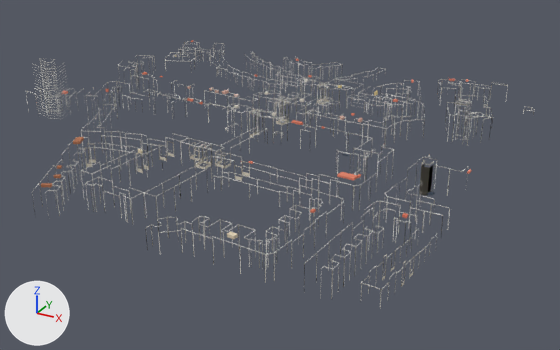
Two versions of the glTF model public/tiles/norte/d_4_3.glb, one commit apart.
One viewpoint serves both versions: a 50 mm camera at (765.0, 2484.0, 372.0) aimed at (393.0, 3161.0, 34.0). Lighting does not change. The marker at lower left points along +X, +Y and +Z. The older version comes first. Where no turn or scale is listed for an object, it has been applied to the vertices. Vertices at exactly the same position are counted once.

Before the edit, the objects in view are built like this:
```python
me_detail = bpy.data.meshes.new('detail')
me_detail.from_pydata(...)  # 29727 vertices, 22744 faces; spans x -259.0..259.0, y -276.0..276.0, z -37.0..37.0
me_detail.materials.append(mat_detail)
ob_detail = bpy.data.objects.new('detail', me_detail)
ob_detail.location = (355.9, 3177.1, 106.1)
```
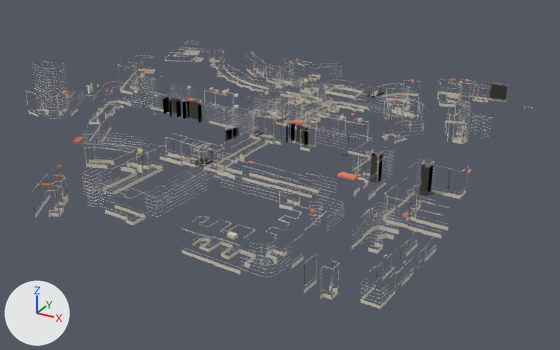
Where the newer file only moved an object's origin or applied its transform, the numbers keep the older frame.

Boxes [x1, y1, x2, y2] around the edits, measured in the pictures (560 x 350 px; the box of a moved part takes in the faces that stretch with it):
'detail', reshaped: before [25, 40, 535, 308]; after [25, 40, 532, 309]
part 1 of me_detail, added: after [445, 120, 466, 129]
part 2 of me_detail, moved or reshaped (not visible before): after [348, 151, 371, 166]
part 3 of me_detail, deleted: before [39, 43, 535, 294]
part 4 of me_detail, built on: before [28, 42, 532, 308]; after [28, 48, 508, 309]
part 5 of me_detail, recoloured: before [33, 42, 507, 287]; after [33, 42, 508, 295]

The change, as a diff of the scene's bpy script:
```diff
--- a/public/tiles/norte/d_4_3.glb.py
+++ b/public/tiles/norte/d_4_3.glb.py
@@ me_detail @@
 # used by ob_detail; location = (355.9, 3177.1, 106.1)
-me_detail.from_pydata(...)  # 29727 vertices, 22744 faces; spans x -259.0..259.0, y -276.0..276.0, z -37.0..37.0
+me_detail.from_pydata(...)  # 29323 vertices, 22602 faces; spans x -259.0..259.0, y -270.0..248.0, z -37.0..33.0
+# me_detail part 1: the loose piece of 18 vertices spanning x 177.0..202.0, y 87.0..121.0, z -5.0 is copied, and the copy is scaled about its middle by (1, 1, 11.2), then moved by (0.0, 0.0, -22.0); it spans x 177.0..202.0, y 87.0..121.0, z -29.0..-26.0
+# me_detail part 2: the loose piece of 10 vertices spanning x 171.0..183.0, y -79.0..-65.0, z 3.0 is scaled about its middle by (2.11, 1.83, 9.65), then moved by (-43.0, 32.0, -28.0)
+# me_detail part 3: 1507 loose pieces with 11388 vertices, spanning x -246.0..257.0, y -276.0..276.0, z -37.0..37.0, are deleted
+# me_detail part 4: 302 vertices moved within x -259.0..259.0, y -269.0..242.0, z -37.0..16.0; 3415 vertices removed from x -256.0..259.0, y -271.0..246.0, z -37.0..16.0; 14363 vertices added at x -259.0..259.0, y -270.0..248.0, z -37.0..15.0
+# me_detail part 5: 5070 kept faces spanning x -259.0..259.0, y -269.0..246.0, z -37.0..16.0 get new vertex colours; the middle colour goes from white #eeece6 to pale yellow #d8d0c0
+# other edits to the shape of me_detail do not show in these pictures
 me_detail.materials.append(mat_detail)
```
